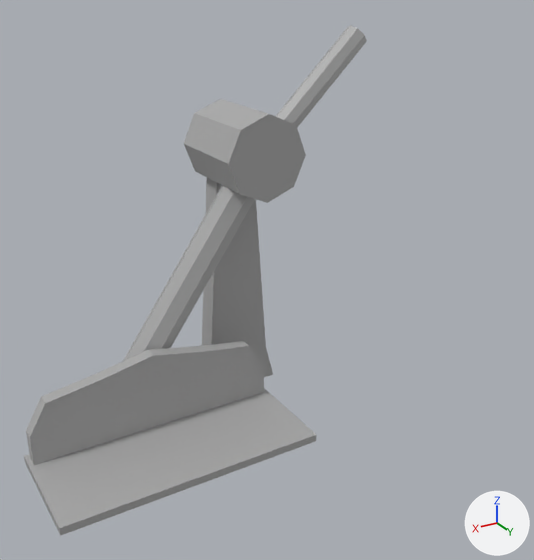
An edit to the FBX model Assets/Environment/Meshes/BrokenRide.fbx, drawn before and after from the same camera.
The view is the same before and after, from a camera (50 mm lens) standing at (1.5, 38.8, 13.5) and looking at (-9.8, 20.0, 4.0). Arrows for +X, +Y and +Z are at lower right; the lights stay in place. Where no turn or scale is listed for an object, it has been applied to the vertices.

In view in the first picture: 'Broken_Ride'.
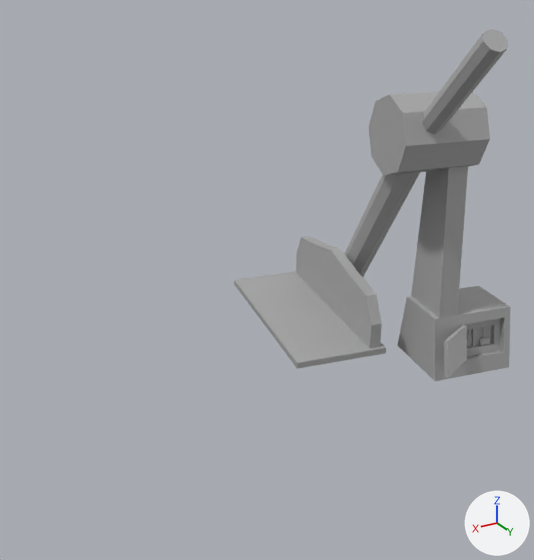
Where the change shows, as pixel boxes (x1, y1, x2, y2) in the pictures (534 x 560 px; the box of a moved part takes in the faces that stretch with it):
'Broken_Ride', reshaped, moved (19% narrower, 31% shorter)
    before: (24, 25, 367, 536)
    after: (234, 29, 510, 381)
part 1 of me_mesh, moved or reshaped
    before: (24, 341, 316, 536)
    after: (234, 237, 386, 369)
part 2 of me_mesh, moved or reshaped
    before: (123, 185, 255, 361)
    after: (345, 172, 420, 277)
part 3 of me_mesh, moved or reshaped
    before: (184, 99, 306, 203)
    after: (369, 91, 490, 175)
part 4 of me_mesh, moved or reshaped
    before: (276, 25, 367, 128)
    after: (422, 29, 508, 134)
part 5 of me_mesh, added
    after: (397, 166, 510, 381)
part 6 of me_mesh, added
    after: (479, 337, 490, 346)
part 7 of me_mesh, deleted
    before: (202, 178, 273, 377)
part 8 of me_mesh, added
    after: (444, 325, 467, 378)

The change in detail:
me_mesh is used by ob_broken_ride; location (-7.26, 21.2, 5.86).
Verts and faces of me_mesh; kept vertices keep their numbers, new ones are numbered from 86.
me_mesh had 86 vertices, 63 faces and spanned x -5.77..5.77, y -2.85..2.85, z -5.87..5.87.
me_mesh now has 518 vertices, 481 faces and spans x -3.6..4.08, y -6.44..5.64, z -5.87..5.87.
me_mesh part 1: the loose piece of 26 vertices spanning x -1.8..5.77, y -0.52..2.85, z -5.29..-2.69 is turned -102.2 degrees about the z axis through its middle, then moved by (-0.35, -3.55, 0.0).
me_mesh part 2: the loose piece of 16 vertices spanning x -2.09..2.73, y -1.47..-0.41, z -4.18..2.01 is turned -102.2 degrees about the z axis through its middle, then moved by (-0.39, 0.63, 0.0).
me_mesh part 3: the loose piece of 16 vertices spanning x -3.11..-0.57, y -2.85..0.04, z 1.21..3.75 is turned -102.2 degrees about the z axis through its middle, then moved by (1.78, 3.3, 0.0).
me_mesh part 4: the loose piece of 16 vertices spanning x -5.77..-2.42, y -1.31..-0.57, z 2.62..5.87 is turned -102.2 degrees about the z axis through its middle, then moved by (4.96, 4.94, 0.0).
me_mesh part 5: a new loose piece of 52 vertices spanning x -3.6..-0.08, y 0.63..3.94, z -5.87..2.07, in mat_standardsurface1 (grey #aaaaaa).
me_mesh part 6: a new loose piece of 24 vertices spanning x -2.52..-2.13, y 3.16..3.39, z -5.07..-4.81, in mat_standardsurface1 (grey #aaaaaa).
me_mesh part 7: the loose piece of 12 vertices spanning x -3.21..-0.47, y -2.59..-1.89, z -5.87..2.07 is deleted.
Part 8, on me_mesh:
New vertex 86 is at (-1.29, 3.32, -4.01), pixel (466, 325).
New vertex 87 is at (-1.31, 3.5, -5.28), pixel (466, 359).
New vertex 88 is at (-1.26, 3.39, -5.3).
New vertex 89 is at (-1.24, 3.21, -4.03), pixel (463, 324).
New vertices 90 to 93 stand at vertices 86 to 89, in that order, plus (1.53, 0.66, 0.09).
New faces: (88, 92, 93, 89), (86, 90, 91, 87), (86, 87, 88, 89), (87, 91, 92, 88), (90, 93, 92, 91), (86, 89, 93, 90).
Object 'Broken_Ride' (ob_broken_ride) moves from (-7.26, 21.2, 5.86) to (-14.8, 19.5, 6.02).
